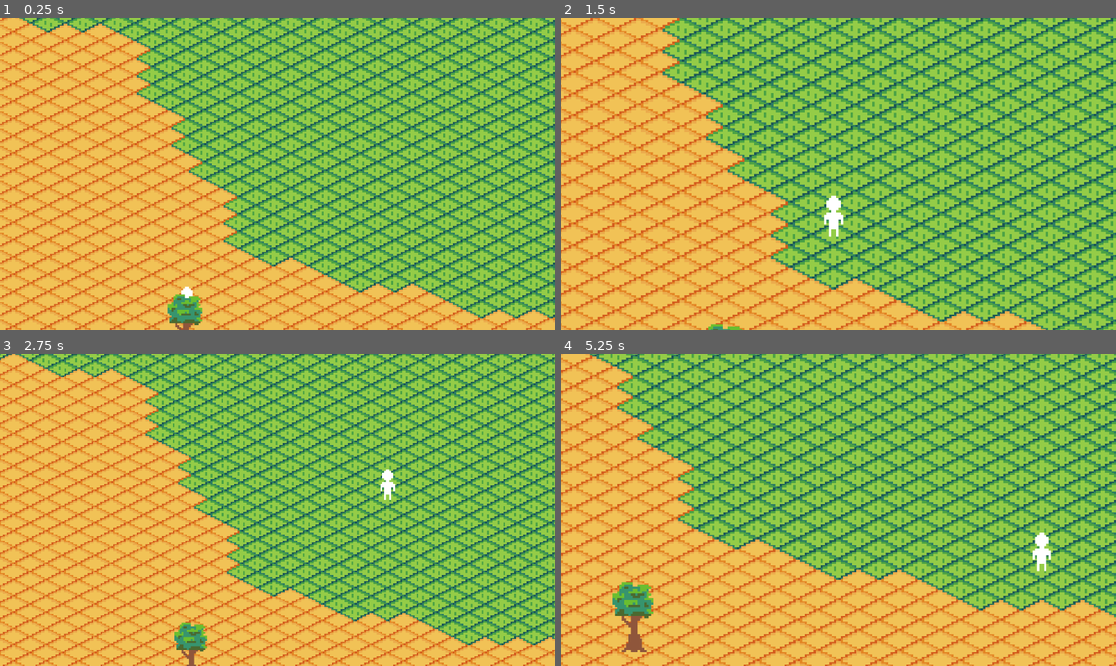
Above: before the commit, frames 1-4 (two rows, left to right).
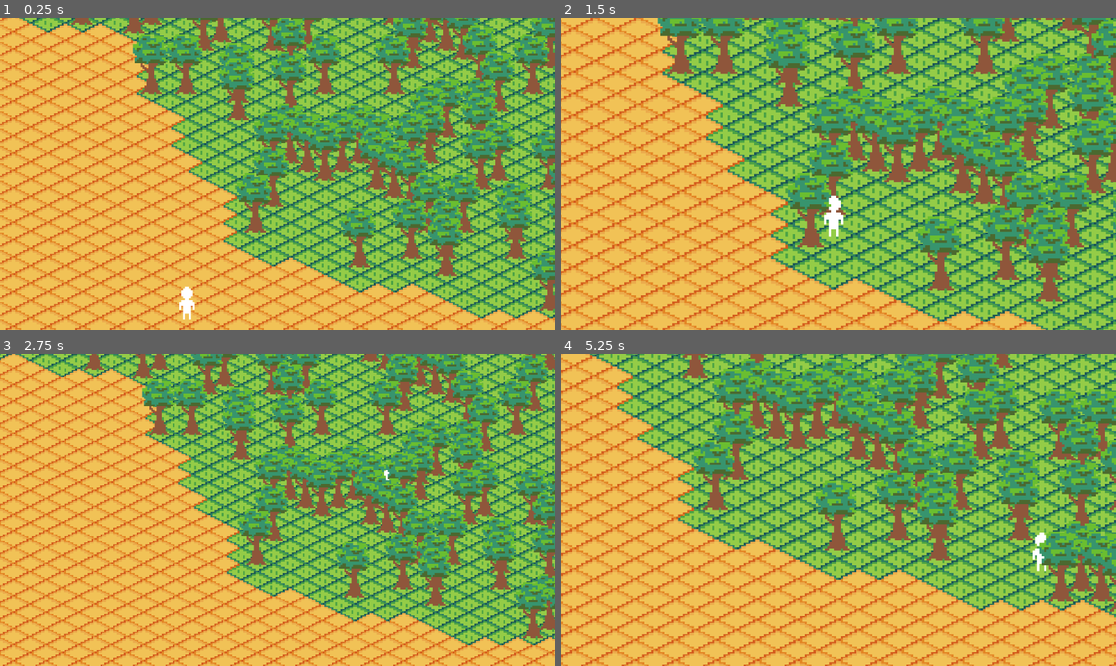
Above: after the commit, the same moments.

Repository: KirchnerT/Click-RPG
Game: Godot game, scene res://Scenes/TestWorld/test_world.tscn
Same seed, same stepped clock (60 frames per second), same inputs: the game is played once before the commit and once after it.
Inputs (mouse positions are in pixels of both pictures, inside the frame that each line leads up to):
- Up to frame 1 (0.25 s): no input
- Up to frame 2 (1.5 s): tap Enter at 0.5 s; move the mouse to (960, 158) at 0.52 s; hold Right mouse button (CHARACTER_ACTION_1) 0.53-1.28 s; move the mouse to (727, 189) at 1.27 s; tap Mouse wheel up (CAMERA_ZOOM_IN) at 1.35 s
- Up to frame 3 (2.75 s): right-click (166, 525) at 1.55 s; move the mouse to (333, 441) at 2.02 s; hold Mouse wheel down (CAMERA_ZOOM_OUT) from 2.03 s (still down); right-click (333, 441) at 2.3 s
- Up to frame 4 (5.25 s): tap Space (TRACK_PLAYER) at 2.75 s; move the mouse to (810, 572) at 2.77 s; release Mouse wheel down (CAMERA_ZOOM_OUT) at 2.78 s; right-click (810, 572) at 2.85 s; move the mouse to (1005, 556) at 3.52 s; hold Space (TRACK_PLAYER) 3.53-4.28 s; right-click (1005, 556) at 3.8 s; move the mouse to (672, 463) at 4.27 s; right-click (672, 463) at 4.35 s; tap Enter at 5 s; move the mouse to (866, 510) at 5.02 s; hold Mouse wheel up (CAMERA_ZOOM_IN) from 5.03 s (still down)

The runs differ from the first frame. In frame 1, 24% of the frame differs, in the area x 12-100%, y 0-100%; in frame 2, 26%, in the area x 17-100%, y 0-100%; in frame 3, 24%; in frame 4, 25%.

Commit message:
Updated A* pathing to be faster and more robust. Added tree placments

Diff:
--- a/Scenes/TestWorld/test_world.gd
+++ b/Scenes/TestWorld/test_world.gd
@@ -11,6 +11,7 @@
 
 var is_moving: bool = false
 var noise = FastNoiseLite.new()
+var entity_noise = FastNoiseLite.new()
 
 func _ready() -> void:
 	grid = WorldGrid.new()
@@ -23,6 +24,9 @@
 	noise.seed = randi()
 	noise.frequency = 0.01
 
+	entity_noise.seed = randi() + 20
+	entity_noise.frequency = 0.5
+
 	for x in range(-3, 4):
 		for y in range(-3, 4):
 			generate_chunk(Vector2i(x, y))
@@ -31,12 +35,6 @@
 	# Populate tile map with players and structures
 	# Spawn player
 	move_entity(player, Vector2i(0,0), Vector2i(10,10))
-
-	# Spawn Test Tree
-	var new_tree: Node2D = forest_tree.instantiate()
-	self.add_child(new_tree)
-	move_entity(new_tree, Vector2i(0,0), Vector2i(12,12))
-
 
 func generate_chunk(chunk_coords: Vector2i):
 	if grid.is_chunk_loaded(chunk_coords):
@@ -61,7 +59,12 @@
 				"mountain":
 					grid.set_block(global_x, global_y, true)
 				"forest":
-					#place tree
+					# Spawn Test Tree
+					if entity_noise.get_noise_2d(x, y) > 0.2:
+						var new_tree: Node2D = forest_tree.instantiate()
+						self.add_child(new_tree)
+						move_entity(new_tree, Vector2i(0, 0), Vector2i(global_x, global_y))
+						pass
 					pass
 
 	grid.mark_chunk_loaded(chunk_coords)  # ✅ Now mark it as loaded AFTER generation
@@ -107,36 +110,42 @@
 
 func _input(event):
 	if (event.is_action_pressed("CHARACTER_ACTION_1")) && !is_moving:
-		var mouse_pos: Vector2i = tile_map_manager.get_tile_coords_from_world_pos(get_global_mouse_position())
-		var player_pos_in_map: Vector2i = tile_map_manager.get_tile_coords_from_world_pos(player.global_position)
+		_use_player_action_1()
 
-		# Check if tile has entity
-		var entity_on_grid: Node2D = grid.get_entity(mouse_pos)
-		if entity_on_grid != null:
-			# Find closest node to tree
-			var neighbors = [Vector2i(mouse_pos.x + 1, mouse_pos.y), Vector2i(mouse_pos.x - 1, mouse_pos.y),
-							Vector2i(mouse_pos.x, mouse_pos.y + 1), Vector2i(mouse_pos.x, mouse_pos.y - 1),
-							Vector2i(mouse_pos.x + 1, mouse_pos.y + 1), Vector2i(mouse_pos.x - 1, mouse_pos.y - 1),
-							Vector2i(mouse_pos.x - 1, mouse_pos.y + 1), Vector2i(mouse_pos.x + 1, mouse_pos.y - 1)]
+func _use_player_action_1():
+	var mouse_pos: Vector2i = tile_map_manager.get_tile_coords_from_world_pos(get_global_mouse_position())
+	var player_pos_in_map: Vector2i = tile_map_manager.get_tile_coords_from_world_pos(player.global_position)
 
-			var closest_path: Array = []
-			var closest_path_count: int = 0
-			for neighbor in neighbors:
-				if grid.is_walkable(mouse_pos.x, mouse_pos.y):
-					var path = pathfinder.find_path(grid, player_pos_in_map, neighbor)
-					if closest_path_count == 0 || path.size() < closest_path_count:
-						closest_path = path
-						closest_path_count = path.size()
+	if mouse_pos == player_pos_in_map:
+		return
 
-			if closest_path != []:
-				load_chunks_around(closest_path[closest_path_count-1])
-				await move(player, closest_path)
-				# do action
-				entity_on_grid.test()
-				return
-			else:
-				return
-
+	# Check if tile has entity
+	var entity_on_grid: Node2D = grid.get_entity(mouse_pos)
+	if entity_on_grid != null:
+		## Find closest node to tree
+		#var neighbors = [Vector2i(mouse_pos.x + 1, mouse_pos.y), Vector2i(mouse_pos.x - 1, mouse_pos.y),
+						#Vector2i(mouse_pos.x, mouse_pos.y + 1), Vector2i(mouse_pos.x, mouse_pos.y - 1),
+						#Vector2i(mouse_pos.x + 1, mouse_pos.y + 1), Vector2i(mouse_pos.x - 1, mouse_pos.y - 1),
+						#Vector2i(mouse_pos.x - 1, mouse_pos.y + 1), Vector2i(mouse_pos.x + 1, mouse_pos.y - 1)]
+		#
+		## Search closest path for all neighbors to find the best route
+		#var closest_path: Array = []
+		#var closest_path_count: int = 0
+		#for neighbor in neighbors:
+			#if grid.is_walkable(mouse_pos.x, mouse_pos.y):
+				#var path = pathfinder.find_path(grid, player_pos_in_map, neighbor)
+				#if closest_path_count == 0 || path.size() < closest_path_count:
+					#closest_path = path
+					#closest_path_count = path.size()
+		#
+		var closest_path: Array = find_best_reachable_tile_around(grid, mouse_pos, player_pos_in_map)
+		# Check is a closest path was found
+		if closest_path != []:
+			load_chunks_around(closest_path[closest_path.size()-1])
+			await move(player, closest_path)
+			# do action
+			entity_on_grid.test()
+	else:
 		if !grid.is_walkable(mouse_pos.x, mouse_pos.y):
 			return
 
@@ -146,6 +155,24 @@
 		if path != []:
 			move(player, path)
 			load_chunks_around(path[path.size()-1])
+
+func find_best_reachable_tile_around(grid: WorldGrid, target: Vector2i, from: Vector2i) -> Array:
+	var best_path: Array[Vector2i] = []
+	var min_len = INF
+	var dirs = [
+		Vector2i(1, 0), Vector2i(-1, 0), Vector2i(0, 1), Vector2i(0, -1),
+		Vector2i(1, 1), Vector2i(-1, -1), Vector2i(-1, 1), Vector2i(1, -1)
+	]
+
+	for offset in dirs:
+		var neighbor = target + offset
+		if grid.is_tile_in_loaded_chunk(neighbor) and grid.is_walkable(neighbor.x, neighbor.y) and grid.get_entity(neighbor) == null:
+			var path = AStarPathfinder.new().find_path(grid, from, neighbor)
+			if path.size() > 0 and path.size() < min_len:
+				best_path = path
+				min_len = path.size()
+
+	return best_path
 
 func move(entity: Node2D, path: Array[Vector2i]):
 	if !is_tile_valid_for_path(path[path.size()-1]):
--- a/Scenes/TestWorld/test_world.tscn
+++ b/Scenes/TestWorld/test_world.tscn
@@ -295,10 +295,14 @@
 }
 
 [node name="TerrainLayer" type="TileMapLayer" parent="TileMapManager"]
+z_index = -4096
 tile_set = SubResource("TileSet_uu1iw")
 
 [node name="PropLayer" type="TileMapLayer" parent="TileMapManager"]
+z_index = -4096
 tile_set = SubResource("TileSet_uu1iw")
 
 [node name="Player" parent="." groups=["Player"] instance=ExtResource("7_7cjmj")]
 position = Vector2(113, 130)
+
+[node name="TreeContainer" type="Node2D" parent="."]
--- a/astar_pathfinder.gd
+++ b/astar_pathfinder.gd
@@ -1,13 +1,27 @@
 class_name AStarPathfinder
 extends Node
 
+const INF = 999999
+
 func find_path(grid: WorldGrid, start: Vector2i, end: Vector2i) -> Array:
+	if not grid.is_tile_in_loaded_chunk(start) or not grid.is_tile_in_loaded_chunk(end):
+		print("Start or end not in loaded chunk")
+		return []
+
 	var open_set = [start]
 	var came_from = {}
 	var g_score = {start: 0}
 	var f_score = {start: heuristic(start, end)}
 
+	var max_iterations = 10000
+	var iterations = 0
+
 	while open_set.size() > 0:
+		if iterations > max_iterations:
+			print("A* iteration limit reached")
+			break
+		iterations += 1
+
 		open_set.sort_custom(func(a, b): return f_score.get(a, INF) < f_score.get(b, INF))
 		var current = open_set[0]
 		if current == end:
@@ -26,18 +40,21 @@
 	return []
 
 func heuristic(a: Vector2i, b: Vector2i) -> int:
-	return abs(a.x - b.x) + abs(a.y - b.y)  # Manhattan
+	return abs(a.x - b.x) + abs(a.y - b.y)  # Manhattan distance
 
 func get_neighbors(grid: WorldGrid, pos: Vector2i) -> Array:
-	var dirs = [Vector2i(1,0), Vector2i(-1,0), Vector2i(0,1), Vector2i(0,-1),
-				Vector2i(1,1), Vector2i(-1,-1), Vector2i(-1,1), Vector2i(1,-1)]
+	var dirs = [
+		Vector2i(1, 0), Vector2i(-1, 0), Vector2i(0, 1), Vector2i(0, -1),
+		Vector2i(1, 1), Vector2i(-1, -1), Vector2i(-1, 1), Vector2i(1, -1)
+	]
 	var result = []
 	for dir in dirs:
 		var n = pos + dir
 
 		if not grid.is_tile_in_loaded_chunk(n):
+			# Only print once per frame maybe, or debug level
 			print("Skipping neighbor ", n, " (not loaded)")
-			continue  # Skip if tile is outside loaded world
+			continue
 
 		if grid.is_walkable(n.x, n.y) and grid.get_entity(n) == null:
 			result.append(n)
--- a/grid_chunk.gd
+++ b/grid_chunk.gd
@@ -16,6 +16,8 @@
 			biomes[y].append("forest")  # default biome
 
 func is_walkable(local_pos: Vector2i) -> bool:
+	if get_entity(local_pos):
+		return 1 # Not walkable
 	return is_inside(local_pos) and tiles[local_pos.y][local_pos.x] == 0
 
 func is_inside(pos: Vector2i) -> bool:
